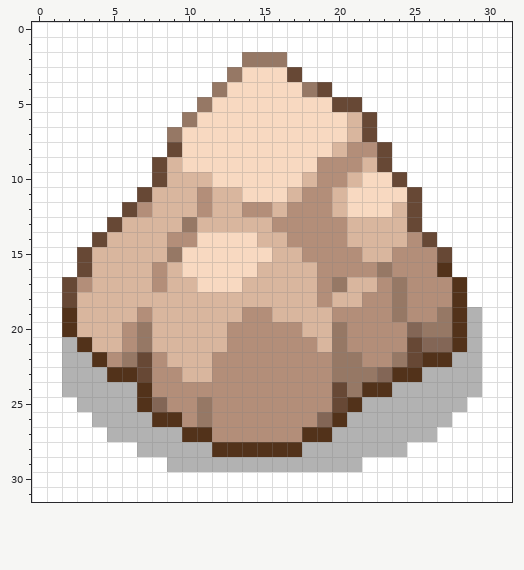
File history of a pixel-art sprite, PokemonGhost/Textures/rock.png. This is how it looked before the edit.
The file is 32x32 pixels.
After the commit:
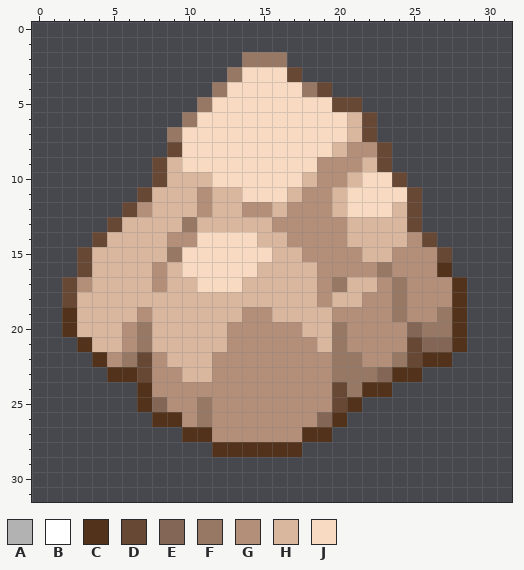
Palette (. is transparent): A #b2b2b2  B #ffffff  C #52321a  D #674835  E #836656  F #967865  G #b38e79  H #d9b69e  J #f8d9c1
The exact change:
y 0..1: x 0..31 BBBBBBBBBBBBBBBBBBBBBBBBBBBBBBBB -> ................................
y 2: x 0..13 BBBBBBBBBBBBBB -> ..............; x 17..31 BBBBBBBBBBBBBBB -> ...............
y 3: x 0..12 BBBBBBBBBBBBB -> .............; x 18..31 BBBBBBBBBBBBBB -> ..............
y 4: x 0..11 BBBBBBBBBBBB -> ............; x 20..31 BBBBBBBBBBBB -> ............
y 5: x 0..10 BBBBBBBBBBB -> ...........; x 22..31 BBBBBBBBBB -> ..........
y 6: x 0..9 BBBBBBBBBB -> ..........; x 23..31 BBBBBBBBB -> .........
y 7: x 0..8 BBBBBBBBB -> .........; x 23..31 BBBBBBBBB -> .........
y 8: x 0..8 BBBBBBBBB -> .........; x 24..31 BBBBBBBB -> ........
y 9: x 0..7 BBBBBBBB -> ........; x 24..31 BBBBBBBB -> ........
y 10: x 0..7 BBBBBBBB -> ........; x 25..31 BBBBBBB -> .......
y 11: x 0..6 BBBBBBB -> .......; x 26..31 BBBBBB -> ......
y 12: x 0..5 BBBBBB -> ......; x 26..31 BBBBBB -> ......
y 13: x 0..4 BBBBB -> .....; x 26..31 BBBBBB -> ......
y 14: x 0..3 BBBB -> ....; x 27..31 BBBBB -> .....
y 15..16: x 0..2 BBB -> ...; x 28..31 BBBB -> ....
y 17..18: x 0..1 BB -> ..; x 29..31 BBB -> ...
y 19..20: x 0..1 BB -> ..; x 29..31 ABB -> ...
y 21: x 0..2 BBA -> ...; x 29..31 ABB -> ...
y 22: x 0..3 BBAA -> ....; x 28..31 AABB -> ....
y 23: x 0..4 BBAAA -> .....; x 26..31 AAAABB -> ......
y 24: x 0..6 BBAAAAA -> .......; x 24..31 AAAAAABB -> ........
y 25: x 0..6 BBBAAAA -> .......; x 22..31 AAAAAAABBB -> ..........
y 26: x 0..7 BBBBAAAA -> ........; x 21..31 AAAAAAABBBB -> ...........
y 27: x 0..9 BBBBBAAAAA -> ..........; x 20..31 AAAAAAABBBBB -> ............
y 28: x 0..11 BBBBBBBAAAAA -> ............; x 18..31 AAAAAAABBBBBBB -> ..............
y 29: x 0..31 BBBBBBBBBAAAAAAAAAAAAABBBBBBBBBB -> ................................
y 30..31: x 0..31 BBBBBBBBBBBBBBBBBBBBBBBBBBBBBBBB -> ................................
Changed places in both pictures, as pixel boxes (x1, y1, x2, y2):
erased: (32, 22, 512, 502)
